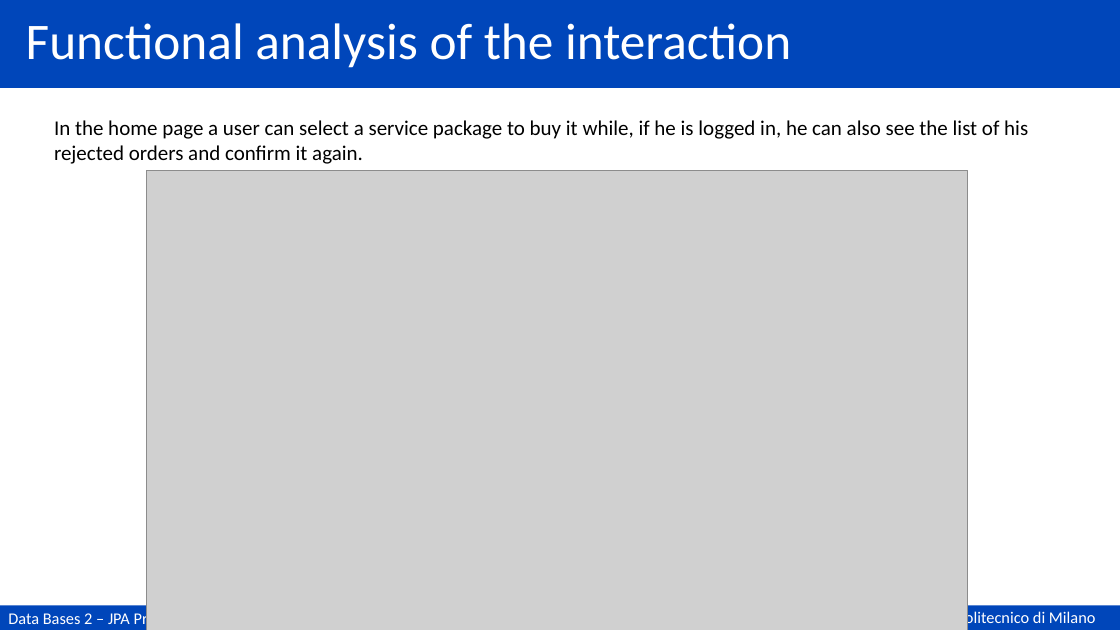
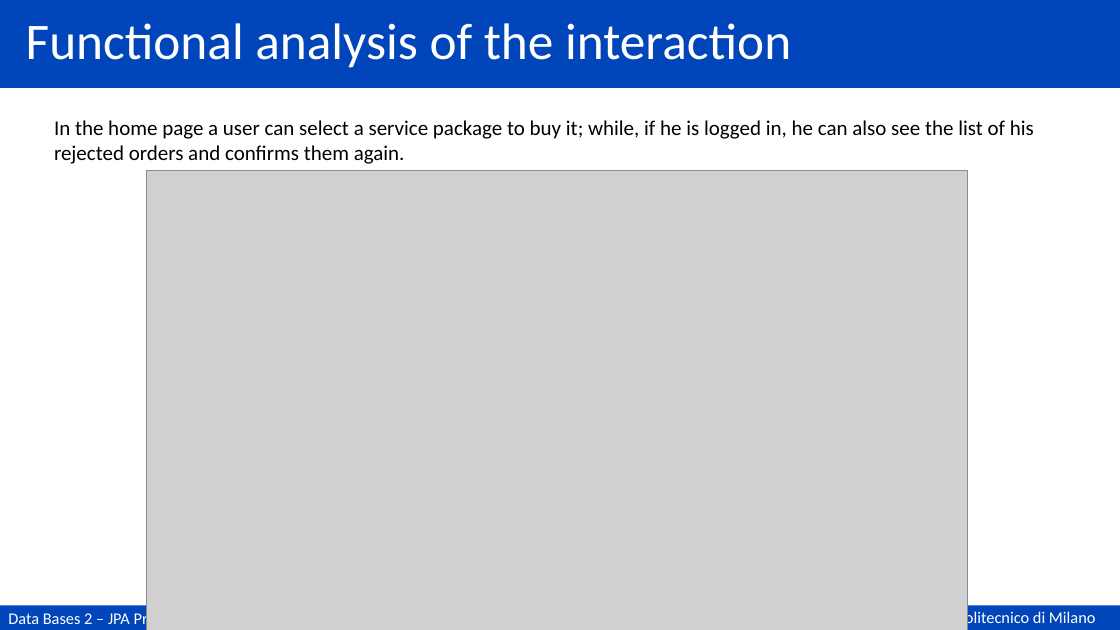
Before and after one commit to matteovisotto/DB2-SirianiVisotto, a slide deck: slide 96 of Documentation.pptx. Drawn at 1120x630 pixels with LibreOffice and Linux fonts; fonts in the diff are those of the drawing; grey boxes stand for pictures. Boxes give left, top, right and bottom in pixels: in the first picture for what was removed or moved away, otherwise in the second. Text is boxed around its words. In the diff, an @@ line names an element or a change of style, - is before the commit and + after.

```diff
--- a/Documentation.pptx
+++ b/Documentation.pptx
@@ text at (54, 120, 1034, 164): text changed @@
-In the home page a user can select a service package to buy it while, if he is logged in, he can also see the list of his rejected orders and confirm it again.
+In the home page a user can select a service package to buy it; while, if he is logged in, he can also see the list of his rejected orders and confirms them again.
```
Also in this commit, not shown: 11 other slides changed, 3 other files.
